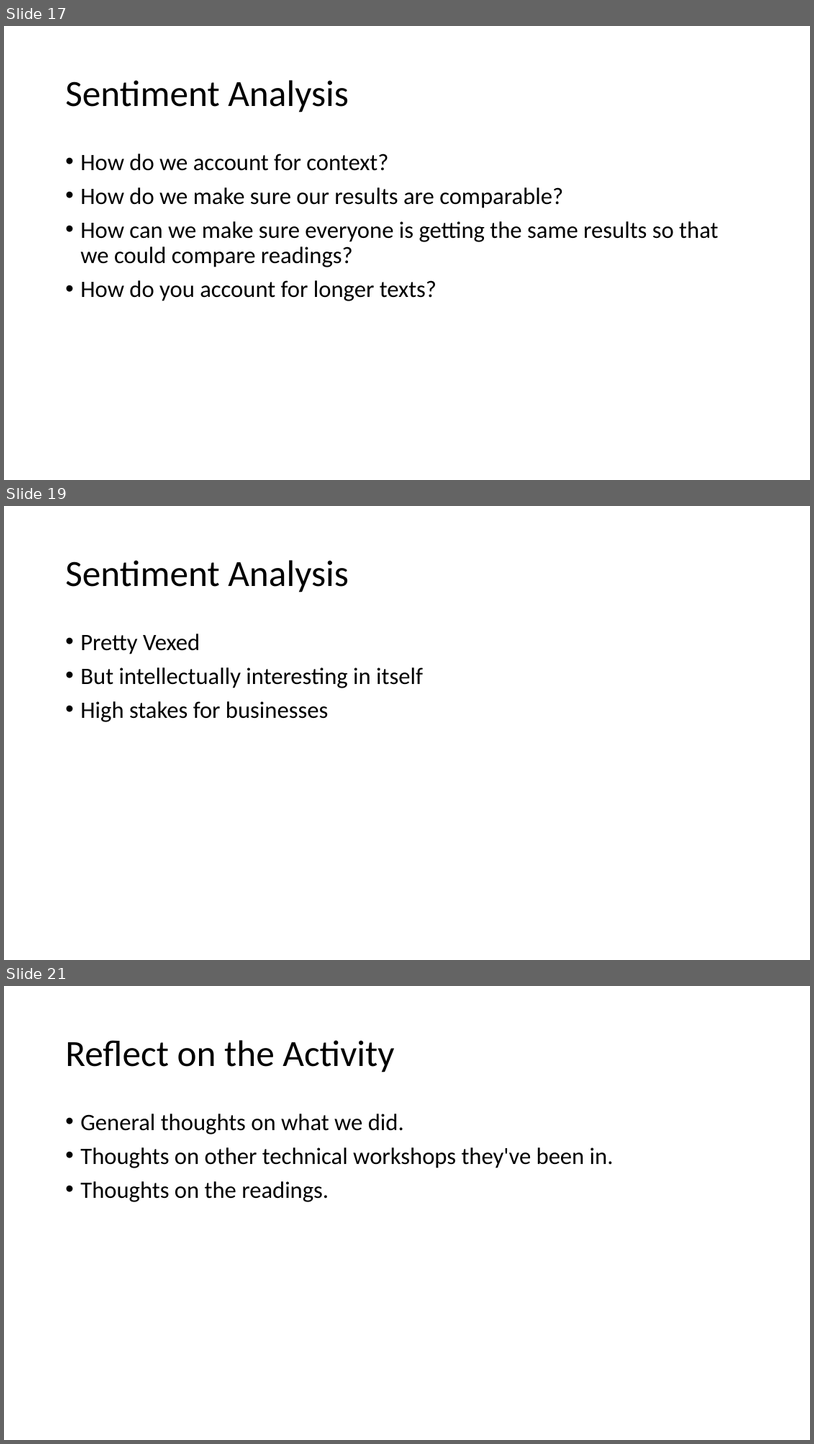
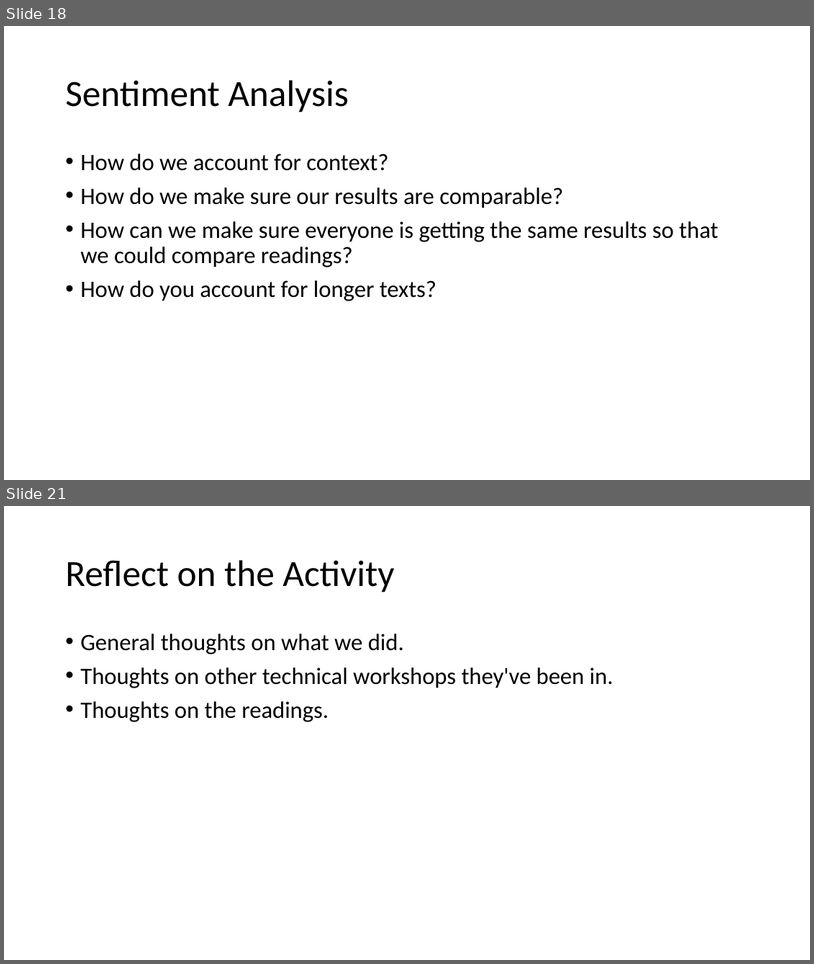
Before and after one commit to scholarslab/praxis, a slide deck: assets/workshop-on-workshops/workshop-on-workshops.pptx. Shown one above the other, each under a label of ours: slides 17, 19 and 21 before the commit, slides 18 and 21 after it; the slides between them are not shown. The pictures are 814x1444 and 814x964 pixels, drawn with LibreOffice and Linux fonts; fonts in the diff are those of the drawing. Boxes give left, top, right and bottom in pixels: in the first picture for what was removed or moved away, otherwise in the second. Text is boxed around its words. In the diff, an @@ line names an element or a change of style, - is before the commit and + after.

```diff
--- a/assets/workshop-on-workshops/workshop-on-workshops.pptx
+++ b/assets/workshop-on-workshops/workshop-on-workshops.pptx
@@ slide 19 removed at [4,506,810,960], background #FFFFFF @@
@@ title removed at [65,560,349,592] @@
-Sentiment Analysis
@@ text removed at [80,633,423,722] @@
-• Pretty Vexed
-• But intellectually interesting in itself
-• High stakes for businesses
@@ what was slide 17 is now slide 18 @@
```
Also in this commit, not shown: 11 slides changed, 3 slides added, 4 other slides removed, 2 other files.
